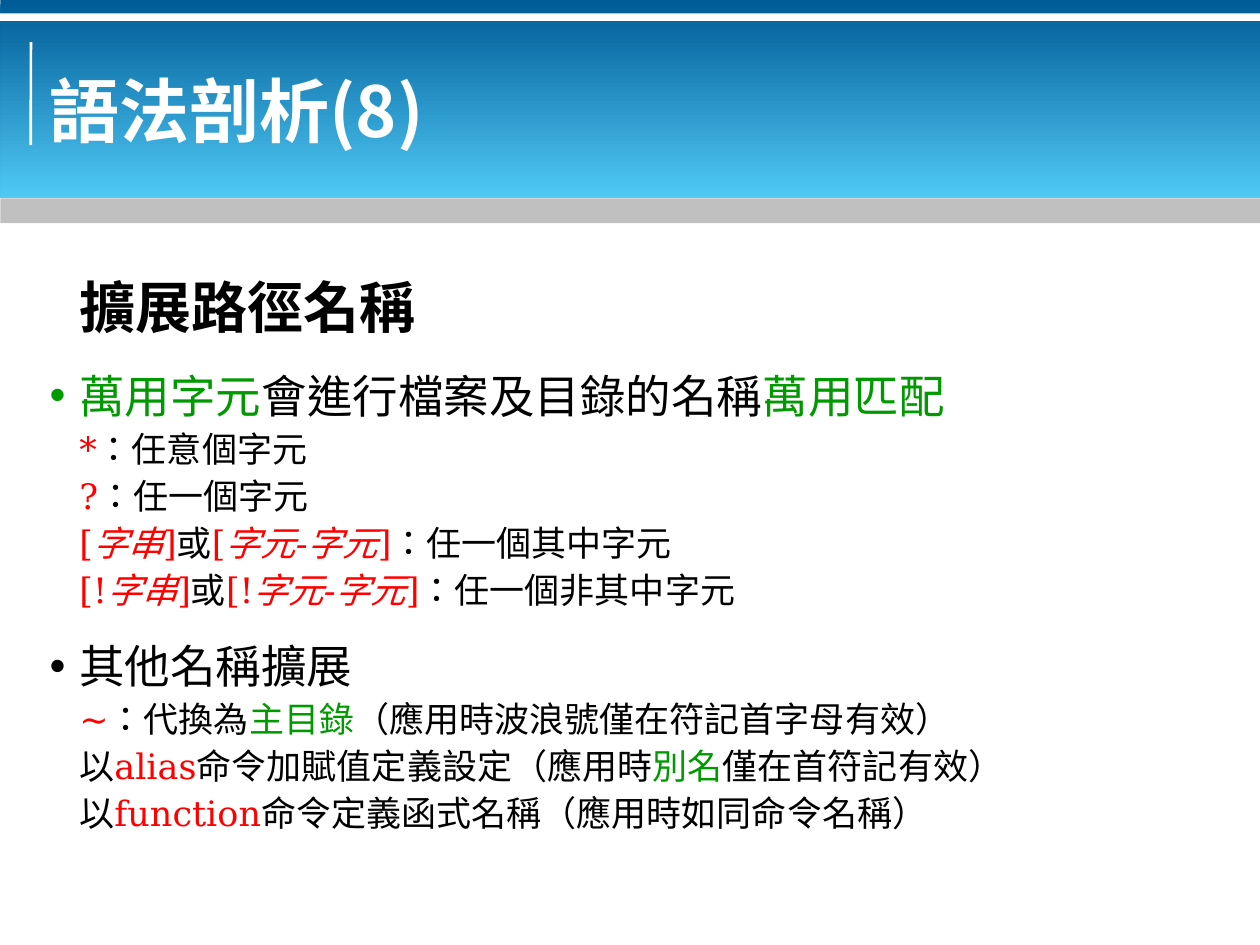
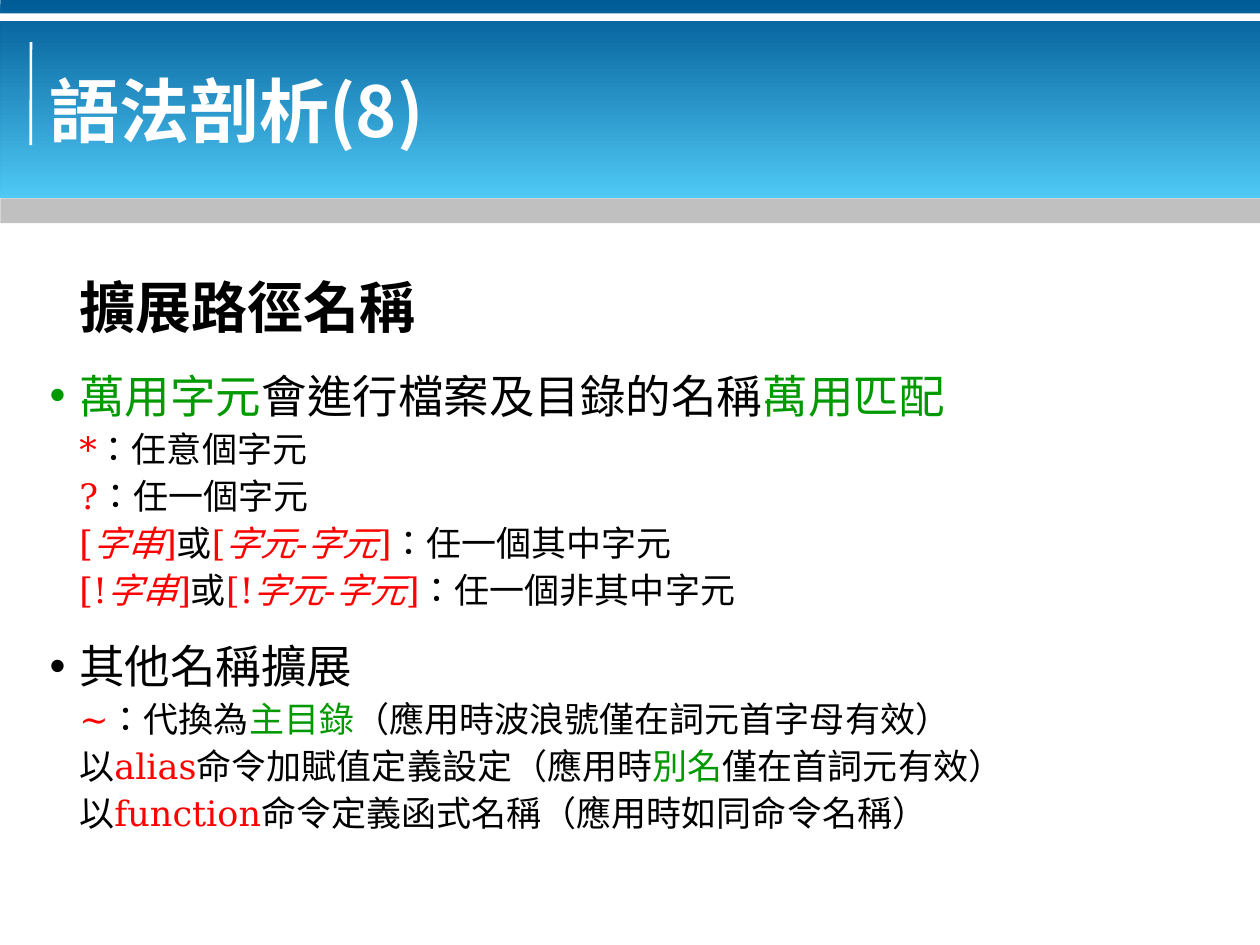
Before and after one commit to bluebat/.presentations, a slide deck: slide 14 of bash-basics.odp. Drawn at 1260x945 pixels with LibreOffice and Linux fonts; fonts in the diff are those of the drawing; background and template pictures are left out. Boxes give left, top, right and bottom in pixels: in the first picture for what was removed or moved away, otherwise in the second. Text is boxed around its words. In the diff, an @@ line names an element or a change of style, - is before the commit and + after.

```diff
--- a/bash-basics.odp
+++ b/bash-basics.odp
@@ text at bbox=[79, 704, 1003, 783]: text changed @@
-~：代換為主目錄（應用時波浪號僅在符記首字母有效）
-以alias命令加賦值定義設定（應用時別名僅在首符記有效）
+~：代換為主目錄（應用時波浪號僅在詞元首字母有效）
+以alias命令加賦值定義設定（應用時別名僅在首詞元有效）
```
Also in this commit, not shown: 3 other slides changed.
